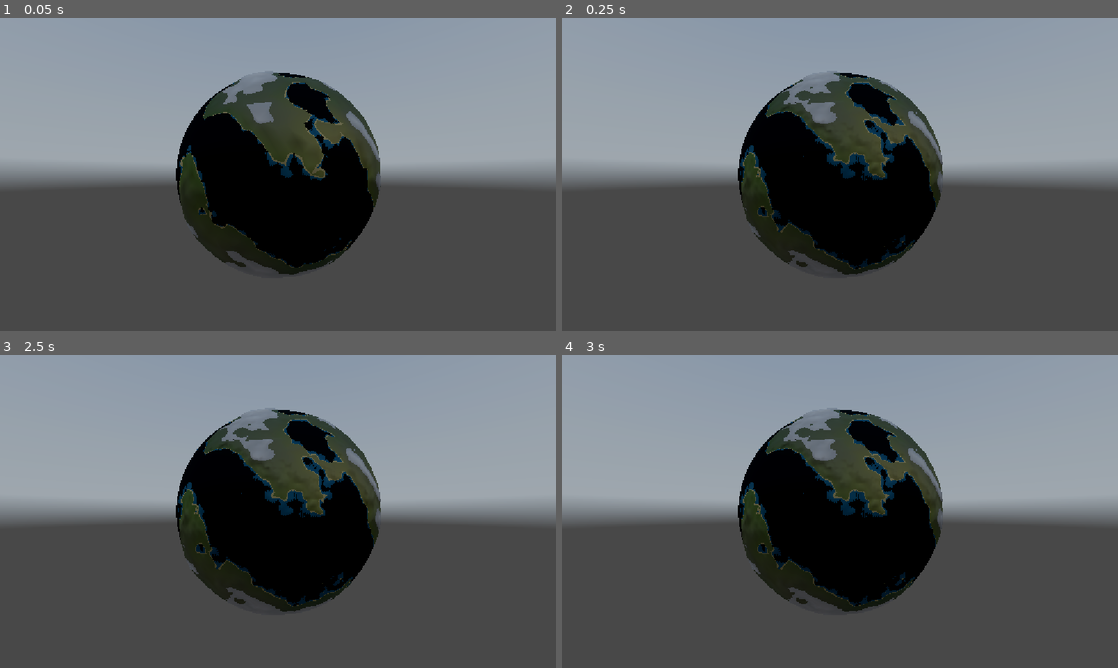
Above: before the commit, frames 1-4 (two rows, left to right).
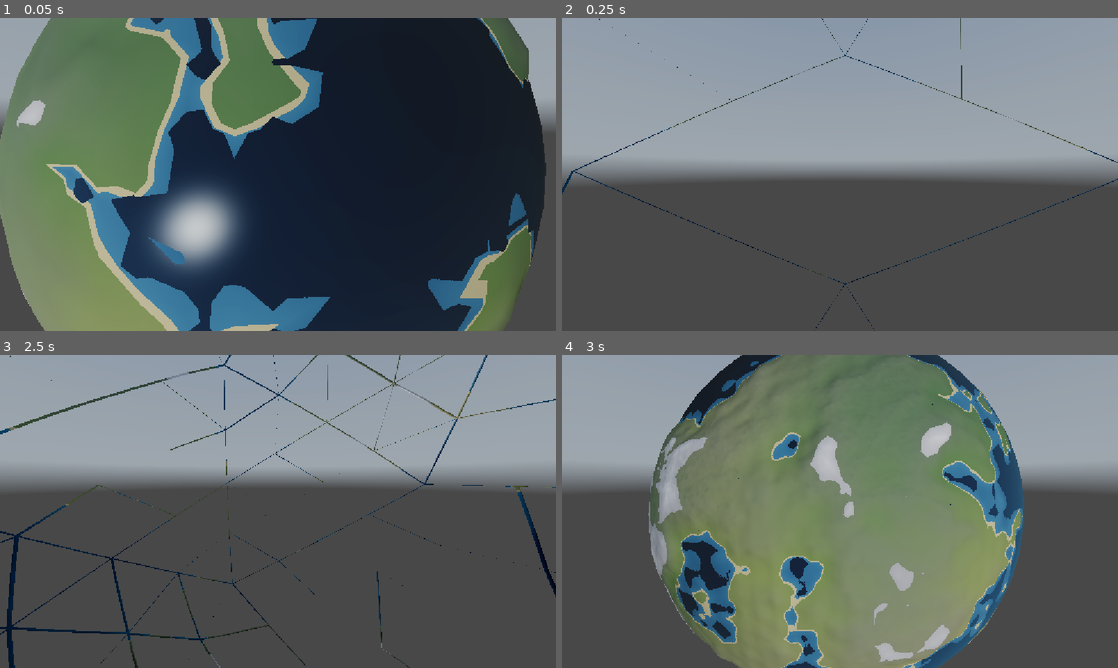
Above: after the commit, the same moments.

Repository: xiaobaibaix/stellar_era_godot
Game: Godot game, scene res://scenes/test_planet.tscn
Same seed, same stepped clock (60 frames per second), same inputs: the game is played once before the commit and once after it. This scene is started directly instead of the project's main scene. A sky picture missing from this copy of the repository is replaced by a grey-blue gradient.
Inputs (mouse positions are in pixels of both pictures, inside the frame that each line leads up to):
- Up to frame 1 (0.05 s): no input
- Up to frame 2 (0.25 s): no input
- Up to frame 3 (2.5 s): tap Enter at 0.5 s; move the mouse to (400, 495) at 0.52 s; hold D 0.53-1.25 s; tap M at 0.6, 2.3 s; click (400, 495) at 0.67 s; tap Space at 0.77, 1.25 s; drag from (166, 527) to (250, 574) at 1.27 s; move the mouse to (333, 442) at 2.02 s; hold D from 2.03 s (still down); hold Q from 2.03 s (still down); click (333, 442) at 2.17 s
- Up to frame 4 (3 s): release D at 2.75 s; release Q at 2.75 s; drag from (812, 574) to (673, 464) at 2.77 s

The runs differ from the first frame. In frame 1, 93% of the frame differs, in the area x 0-100%, y 0-100%; in frame 2, 19%; in frame 3, 31%; in frame 4, 62%.
Error in both runs: Invalid call. Nonexistent function 'has_param' in base 'Shader'. (res://scripts/planet/planet.gd:1009)

Commit message:
开发：添加角色

Diff:
--- a/scenes/player.tscn
+++ b/scenes/player.tscn
@@ -42,3 +42,7 @@
 shape = SubResource("CapsuleShape3D_3xd07")
 
 [node name="CameraSlot" type="Node3D" parent="." unique_id=1769059889]
+
+[node name="OmniLight3D" type="OmniLight3D" parent="." unique_id=1316407407]
+omni_range = 10.0
+omni_attenuation = 0.0
--- a/scenes/test_planet.tscn
+++ b/scenes/test_planet.tscn
@@ -4,6 +4,8 @@
 [ext_resource type="PackedScene" uid="uid://nuulebu1sk8m" path="res://scenes/planet.tscn" id="1_wovwi"]
 [ext_resource type="Script" uid="uid://7boxikbjeden" path="res://scripts/core/planet_params.gd" id="2_cptss"]
 [ext_resource type="Script" uid="uid://c18n2n3tlwx8e" path="res://scripts/render/atmosphere_compositor.gd" id="2_hisq8"]
+[ext_resource type="PackedScene" uid="uid://m7jxxg83yibb" path="res://scenes/player.tscn" id="5_216rf"]
+[ext_resource type="Script" path="res://scripts/core/camera_focus.gd" id="7_cfocus"]
 
 [sub_resource type="PanoramaSkyMaterial" id="PanoramaSkyMaterial_b6b10"]
 panorama = ExtResource("1_cptss")
@@ -34,8 +36,6 @@
 script = ExtResource("2_cptss")
 radius = 326.0
 showInset = false
-showClouds = false
-showGodrays = false
 
 [node name="TestPlanet" type="Node" unique_id=233593354]
 
@@ -43,9 +43,21 @@
 environment = SubResource("Environment_216rf")
 compositor = SubResource("Compositor_216rf")
 
-[node name="Planet" parent="." unique_id=1923769825 node_paths=PackedStringArray("camera") instance=ExtResource("1_wovwi")]
+[node name="Planet" parent="." unique_id=1923769825 node_paths=PackedStringArray("camera", "sun_lights") instance=ExtResource("1_wovwi")]
 params = SubResource("Resource_4qwjy")
 camera = NodePath("../Camera3D")
+sun_lights = [null, NodePath("../OmniLight3D")]
+
+[node name="Player" parent="Planet" unique_id=818653580 instance=ExtResource("5_216rf")]
+transform = Transform3D(1, 0, 0, 0, 1, 0, 0, 0, 1, 0, 536.36707, 0)
 
 [node name="Camera3D" type="Camera3D" parent="." unique_id=39806466]
 transform = Transform3D(-4.371139e-08, 0, 1, 0, 1, 0, -1, 0, -4.371139e-08, 730.059, 0, 0)
+script = ExtResource("7_cfocus")
+planet_path = NodePath("../Planet")
+player_path = NodePath("../Planet/Player")
+
+[node name="OmniLight3D" type="OmniLight3D" parent="." unique_id=237984670]
+transform = Transform3D(1, 0, 0, 0, 1, 0, 0, 0, 1, 0, 0, 824.80164)
+omni_range = 4096.0
+omni_attenuation = 0.0
--- /dev/null
+++ b/scripts/core/camera_focus.gd
@@ -0,0 +1,222 @@
+# gdlint: disable=variable-name, max-line-length
+## 相机焦点切换: PLANET(围绕行星) ⇄ PLAYER(围绕角色)。
+## - M 键: 在两种焦点之间平滑切换(Transform3D.interpolate_with + ease-in-out, ~1s)。
+## - 切换期间冻结输入(避免 yaw/pitch/distance 跟鼠标飘, 与插值叠加产生抖动);
+##   切换结束从最终 Transform 反推 yaw/pitch/distance, 避免回弹到旧轨道参数。
+## - PLAYER 焦点下, 相机离行星中心 > 大气壳(=radius×atmoScale) × auto_switch_ratio → 自动切回 PLANET
+##   (相当于"用户在角色视角把相机拉很远"的自然手势 → 弹回全球视角)。
+## - 两种焦点都给完整轨道控制(左键拖旋转, 滚轮缩放); PLAYER 焦点走自己的轨道, 不依赖 player.camera_slot
+##   (player.gd 的 slot 仍由 main.gd 的 reparent 模式用, 这条路径不冲突)。
+class_name CameraFocus
+extends Camera3D
+
+enum Focus { PLANET, PLAYER }
+
+@export var planet_path: NodePath
+@export var player_path: NodePath
+@export var focus: Focus = Focus.PLANET
+
+@export_group("Orbit")
+@export var yaw: float = 0.78
+@export var pitch: float = 0.55
+@export var distance: float = 800.0
+@export_range(0.0, 1.0) var damp: float = 0.2
+@export var rotate_speed: float = 0.005
+@export var zoom_factor: float = 0.1
+@export var min_distance: float = 5.0
+@export var max_distance: float = 5000.0
+@export var invert_y: bool = true
+
+@export_group("Planet focus")
+## PLANET 焦点下最小距离 = 行星半径 × 此倍率(避免相机钻进大气壳/地表)。
+@export var planet_min_distance_ratio: float = 1.3
+
+@export_group("Player focus")
+## 切到 PLAYER 焦点时, 若当前 distance > planet.radius × player_reset_ratio(刚从全球过来),
+## 重置为 player_default_distance; 否则保留当前 distance(已在角色附近)。
+@export var player_reset_ratio: float = 1.5
+## 切到 PLAYER 焦点的默认轨道距离(第三人称)。
+@export var player_default_distance: float = 12.0
+## 第三人称俯仰角(弧度, 相对玩家径向 up; 正=相机抬高俯视)。
+@export var player_default_pitch: float = 0.35
+
+@export_group("Transition")
+@export var transition_duration: float = 1.0
+## PLAYER 焦点下, 相机到行星中心 > 大气壳半径 × 此倍率 → 自动切回 PLANET。
+@export var auto_switch_ratio: float = 1.5
+
+var _target_yaw: float
+var _target_pitch: float
+var _target_distance: float
+
+var _planet: Planet
+var _player: Player
+
+var _transitioning: bool = false
+var _transition_t: float = 0.0
+var _from_xform: Transform3D
+var _pending_focus: int = -1
+
+
+func _ready() -> void:
+	if planet_path != NodePath():
+		_planet = get_node_or_null(planet_path)
+	if player_path != NodePath():
+		_player = get_node_or_null(player_path)
+	# 用初始 transform 反推 yaw/pitch/distance(对齐 OrbitCamera 思路): 否则脚本默认 distance(800)
+	# 在某些 radius 下会让相机落在星球内, 每次运行都得手动拉出来。
+	var fp := _focus_point(focus)
+	var rel := global_position - fp
+	var d := rel.length()
+	if d > 1e-3:
+		distance = d
+		pitch = asin(clampf(rel.y / d, -1.0, 1.0))
+		yaw = atan2(rel.x, rel.z)
+	_target_yaw = yaw
+	_target_pitch = pitch
+	_target_distance = distance
+	# far 必须覆盖最远缩放距离 + 行星尺寸, 否则球比 far 远会被裁 / LOD 视锥剔除把整球剔掉。
+	near = 0.5
+	far = max_distance * 4.0
+	current = true
+
+
+func _unhandled_input(event: InputEvent) -> void:
+	# 切换期间冻结轨道输入(否则 yaw/pitch/distance 会继续被鼠标/滚轮推着走, 与插值叠加产生抖动)。
+	if _transitioning:
+		return
+	if event is InputEventKey and event.pressed and not event.echo and event.keycode == KEY_M:
+		toggle_focus()
+		return
+	if event is InputEventMouseMotion and Input.is_mouse_button_pressed(MOUSE_BUTTON_LEFT):
+		_target_yaw -= event.relative.x * rotate_speed
+		var sgn := -1.0 if invert_y else 1.0
+		_target_pitch -= event.relative.y * rotate_speed * sgn
+		_target_pitch = clampf(_target_pitch, -1.55, 1.55)
+	elif event is InputEventMouseButton and event.is_pressed():
+		match event.button_index:
+			MOUSE_BUTTON_WHEEL_UP:
+				_target_distance *= (1.0 - zoom_factor)
+			MOUSE_BUTTON_WHEEL_DOWN:
+				_target_distance *= (1.0 + zoom_factor)
+		_target_distance = clampf(_target_distance, _effective_min_distance(), max_distance)
+
+
+func _process(delta: float) -> void:
+	if _transitioning:
+		_transition_t = minf(_transition_t + delta / transition_duration, 1.0)
+		var eased := _ease_in_out(_transition_t)
+		# 终点每帧采样(PLAYER 焦点下角色在走, 终点要跟着移动), 否则过渡结束瞬间会" snap "到正确位置。
+		var end_xform := _desired_end_xform(_pending_focus)
+		global_transform = _from_xform.interpolate_with(end_xform, eased)
+		if _transition_t >= 1.0:
+			focus = _pending_focus
+			_transitioning = false
+			_pending_focus = -1
+			# 过渡结束, 从最终 Transform 反推 yaw/pitch/distance, 否则下一帧的轨道计算会用旧值 → 角度/距离对不上新焦点。
+			_recapture_orbit_state()
+	else:
+		yaw = lerp(yaw, _target_yaw, damp)
+		pitch = lerp(pitch, _target_pitch, damp)
+		distance = lerp(distance, _target_distance, damp)
+		global_transform = _compute_orbit_xform(focus)
+		# PLAYER 焦点下, 用户把相机拉出大气壳很远 → 自动切回 PLANET(等价于"用户想看全球")。
+		if focus == Focus.PLAYER and _planet != null and is_instance_valid(_planet):
+			var cam_d := global_position.distance_to(_planet.global_position)
+			var atmo_shell := _planet.params.radius * _planet.params.atmoScale
+			if cam_d > atmo_shell * auto_switch_ratio:
+				_start_transition(Focus.PLANET)
+
+
+func _focus_point(f: int) -> Vector3:
+	match f:
+		Focus.PLANET:
+			return _planet.global_position if (_planet != null and is_instance_valid(_planet)) else Vector3.ZERO
+		Focus.PLAYER:
+			return _player.global_position if (_player != null and is_instance_valid(_player)) else Vector3.ZERO
+	return Vector3.ZERO
+
+
+func _effective_min_distance() -> float:
+	# PLANET 焦点要避免相机钻进大气壳; PLAYER 焦点用通用 min_distance(角色附近, 不需要大气约束)。
+	if focus == Focus.PLANET and _planet != null and is_instance_valid(_planet):
+		return _planet.params.radius * planet_min_distance_ratio
+	return min_distance
+
+
+# 当前(已 damped) yaw/pitch/distance → 轨道变换。每帧用, 跟随用户输入平滑变化。
+func _compute_orbit_xform(f: int) -> Transform3D:
+	var fp := _focus_point(f)
+	var cp := cos(pitch)
+	var offset := Vector3(cp * sin(yaw) * distance, sin(pitch) * distance, cp * cos(yaw) * distance)
+	var x := Transform3D()
+	x.origin = fp + offset
+	x = x.looking_at(fp, Vector3.UP)
+	return x
+
+
+# 过渡终点变换(每帧采样, 实时跟随焦点位置/朝向)。
+# PLANET: 沿"当前相机→焦点"方向拉到 planet_min_distance_ratio × R × 1.5 之外(略余量避免太贴大气壳)。
+# PLAYER: 摆在角色"后方 + 略上"(第三人称), 距离用 player_default_distance(若当前 distance 太大)或保持当前。
+func _desired_end_xform(f: int) -> Transform3D:
+	var fp := _focus_point(f)
+	var x := Transform3D()
+	match f:
+		Focus.PLANET:
+			var target_d: float = (_planet.params.radius * planet_min_distance_ratio * 1.5) if (_planet != null and is_instance_valid(_planet)) else distance
+			var dir: Vector3 = global_position - fp
+			if dir.length() < 1e-3:
+				dir = Vector3.FORWARD
+			dir = dir.normalized()
+			x.origin = fp + dir * target_d
+			x = x.looking_at(fp, Vector3.UP)
+		Focus.PLAYER:
+			# 角色朝向: player.gd 的 _align_basis 把 basis.z 设为 -forward, 所以"角色后方" = +basis.z 方向。
+			# 径向 up = basis.y(指向行星外)。
+			var want_d: float = distance
+			if _planet != null and is_instance_valid(_planet) and distance > _planet.params.radius * player_reset_ratio:
+				want_d = player_default_distance
+			if _player != null and is_instance_valid(_player):
+				var pb := _player.global_transform.basis
+				var back := pb.z
+				var up := pb.y
+				# 后方 want_d × cos(pitch) + 径向 up want_d × sin(pitch) = 第三人称俯视
+				var off := back * (want_d * cos(player_default_pitch)) + up * (want_d * sin(player_default_pitch))
+				x.origin = fp + off
+				x = x.looking_at(fp, up)
+			else:
+				x.origin = fp + Vector3.BACK * want_d
+				x = x.looking_at(fp, Vector3.UP)
+	return x
+
+
+# 过渡结束: 用最终 transform(对当前 focus 的焦点)反推 yaw/pitch/distance, 让随后的轨道控制能从过渡终点继续。
+func _recapture_orbit_state() -> void:
+	var fp := _focus_point(focus)
+	var rel := global_position - fp
+	var d := rel.length()
+	if d < 1e-3:
+		return
+	_target_distance = clampf(d, _effective_min_distance(), max_distance)
+	_target_pitch = asin(clampf(rel.y / d, -1.0, 1.0))
+	_target_yaw = atan2(rel.x, rel.z)
+	distance = _target_distance
+	pitch = _target_pitch
+	yaw = _target_yaw
+
+
+func toggle_focus() -> void:
+	_start_transition(Focus.PLANET if focus == Focus.PLAYER else Focus.PLAYER)
+
+
+func _start_transition(new_focus: int) -> void:
+	if _transitioning or new_focus == focus:
+		return
+	_transitioning = true
+	_transition_t = 0.0
+	_from_xform = global_transform
+	_pending_focus = new_focus
+
+
+func _ease_in_out(t: float) -> float:
+	return t * t * (3.0 - 2.0 * t)
